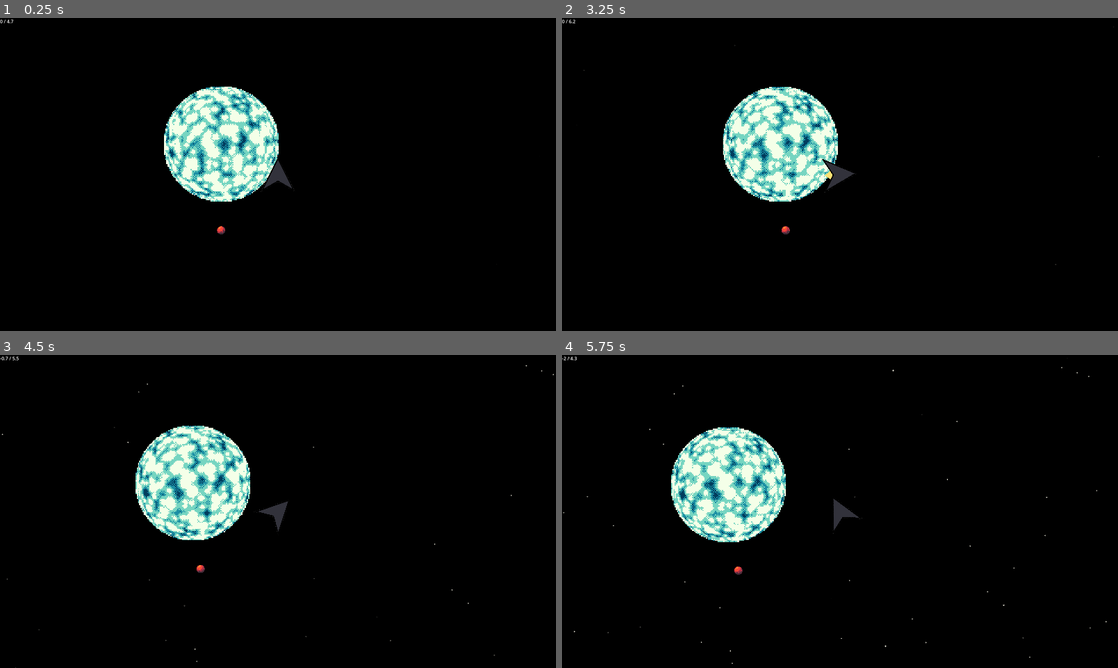
Above: before the commit, frames 1-4 (two rows, left to right).
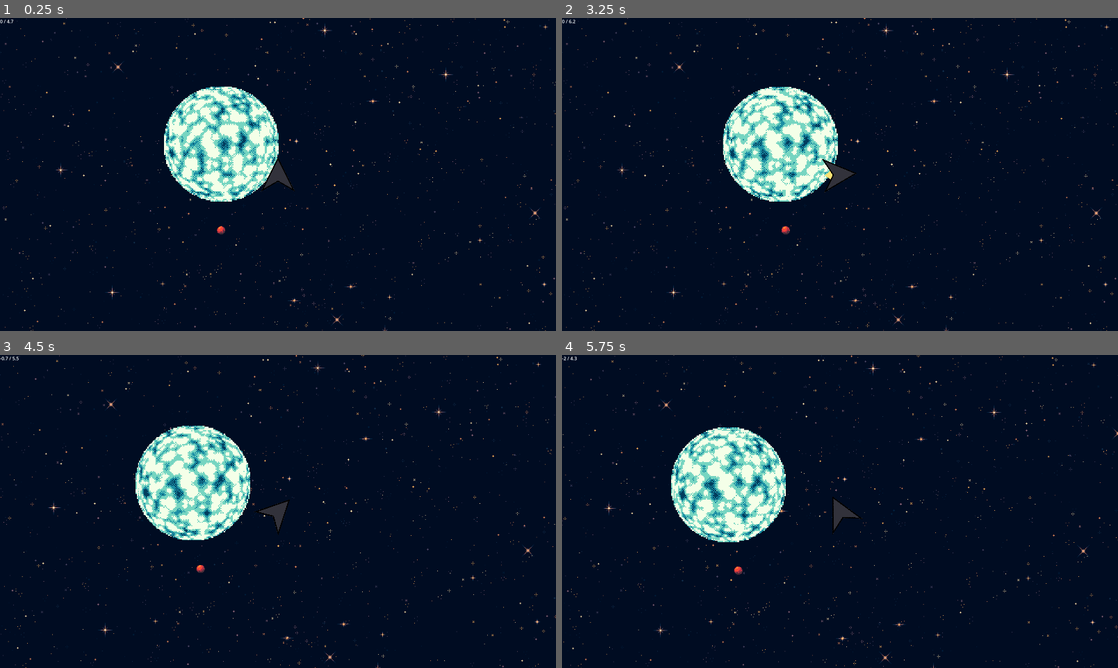
Above: after the commit, the same moments.

Repository: crhexa/starskipp
Game: Godot game, scene res://game/system.tscn
Same seed, same stepped clock (60 frames per second), same inputs: the game is played once before the commit and once after it.
Inputs:
- Up to frame 1 (0.25 s): no input
- Up to frame 2 (3.25 s): hold D (turn_right) 0.53-1.28 s; hold S (deccelerate) 0.53-1.28 s; hold , (time_slow_down) 1.28-2.03 s; tap S (deccelerate) at 1.35, 2.85 s; hold D (turn_right) 2.03-2.78 s; hold S (deccelerate) 2.03-2.78 s; hold W (accelerate) from 2.78 s (still down)
- Up to frame 3 (4.5 s): release W (accelerate) at 3.53 s; hold S (deccelerate) 3.53-4.28 s; hold A (turn_left) from 3.53 s (still down); tap S (deccelerate) at 4.35 s
- Up to frame 4 (5.75 s): release A (turn_left) at 5.03 s; hold , (time_slow_down) from 5.03 s (still down); hold S (deccelerate) from 5.03 s (still down)

The runs differ from the first frame. In frame 1, 94% of the frame differs, in the area x 0-100%, y 0-100%; in frame 2, 94%; in frame 3, 94%; in frame 4, 94%.

Commit message:
Replaced the particle bg with a parallax bg sprite

Diff:
--- a/game/Player.gd
+++ b/game/Player.gd
@@ -52,10 +52,6 @@
 	# Update player ship GUI
 	$Camera2D/CanvasLayer/Label.text = str(snappedf(diff, 0.1)) + " / " + str(snappedf(rads, 0.1))
 
-	$BGStarEffect.speed_scale = clamp(log(speed), 0.01, 60)
-
-
-
 
 func start(pos):
 	position = pos
--- a/game/player.tscn
+++ b/game/player.tscn
@@ -1,9 +1,8 @@
-[gd_scene load_steps=10 format=3 uid="uid://dwlfk8cmvodkl"]
+[gd_scene load_steps=6 format=3 uid="uid://dwlfk8cmvodkl"]
 
 [ext_resource type="Script" path="res://game/Player.gd" id="1_i6txu"]
 [ext_resource type="Texture2D" uid="uid://dnaapkwwl03u5" path="res://assets/player.png" id="2_ov4d6"]
 [ext_resource type="Texture2D" uid="uid://b0cxytc3dby57" path="res://assets/player_moving.png" id="3_agsq7"]
-[ext_resource type="Texture2D" uid="uid://caeshx5gcam3d" path="res://assets/bg_star.png" id="4_wev4e"]
 
 [sub_resource type="SpriteFrames" id="SpriteFrames_34nws"]
 animations = [{
@@ -22,22 +21,6 @@
 [sub_resource type="CircleShape2D" id="CircleShape2D_0tgg5"]
 radius = 74.0068
 
-[sub_resource type="Gradient" id="Gradient_jpqe3"]
-offsets = PackedFloat32Array(0, 0.162963, 0.844444, 1)
-colors = PackedColorArray(0, 0, 0, 1, 0.980392, 0.984314, 0.980392, 1, 0.981431, 0.98383, 0.980252, 1, 0, 0, 0, 1)
-
-[sub_resource type="GradientTexture1D" id="GradientTexture1D_l1feo"]
-gradient = SubResource("Gradient_jpqe3")
-
-[sub_resource type="ParticleProcessMaterial" id="ParticleProcessMaterial_2dto6"]
-emission_shape = 3
-emission_box_extents = Vector3(1920, 1080, 1)
-particle_flag_disable_z = true
-gravity = Vector3(0, 0, 0)
-orbit_velocity_min = 0.0
-orbit_velocity_max = 0.0
-color_ramp = SubResource("GradientTexture1D_l1feo")
-
 [node name="Player" type="Area2D"]
 process_mode = 1
 script = ExtResource("1_i6txu")
@@ -50,32 +33,12 @@
 position = Vector2(0, 15)
 shape = SubResource("CircleShape2D_0tgg5")
 
-[node name="BGStarEffect" type="GPUParticles2D" parent="."]
-z_index = -1
-amount = 512
-process_material = SubResource("ParticleProcessMaterial_2dto6")
-texture = ExtResource("4_wev4e")
-lifetime = 60.0
-preprocess = 60.0
-randomness = 0.51
-trail_lifetime = 1.0
-
 [node name="Camera2D" type="Camera2D" parent="."]
 
 [node name="CanvasLayer" type="CanvasLayer" parent="Camera2D"]
 layer = -1
 
-[node name="ColorRect" type="ColorRect" parent="Camera2D/CanvasLayer"]
-anchors_preset = 15
-anchor_right = 1.0
-anchor_bottom = 1.0
-grow_horizontal = 2
-grow_vertical = 2
-color = Color(0, 0, 0, 1)
-metadata/_edit_lock_ = true
-
 [node name="Label" type="Label" parent="Camera2D/CanvasLayer"]
-z_index = 1
 z_as_relative = false
 offset_right = 40.0
 offset_bottom = 23.0
--- a/game/system.tscn
+++ b/game/system.tscn
@@ -1,7 +1,19 @@
-[gd_scene load_steps=2 format=3 uid="uid://bvn42dkbc7qvg"]
+[gd_scene load_steps=3 format=3 uid="uid://bvn42dkbc7qvg"]
 
 [ext_resource type="Script" path="res://game/System.gd" id="1_p21j8"]
+[ext_resource type="Texture2D" uid="uid://8b5q5pqom7n6" path="res://assets/sprites/background.png" id="2_3fxwv"]
 
 [node name="System" type="Node"]
 process_mode = 3
 script = ExtResource("1_p21j8")
+
+[node name="ParallaxBackground" type="ParallaxBackground" parent="."]
+offset = Vector2(1920, 1080)
+transform = Transform2D(1, 0, 0, 1, 1920, 1080)
+
+[node name="ParallaxLayer" type="ParallaxLayer" parent="ParallaxBackground"]
+motion_scale = Vector2(0.25, 0.25)
+motion_mirroring = Vector2(3840, 2160)
+
+[node name="Sprite2D" type="Sprite2D" parent="ParallaxBackground/ParallaxLayer"]
+texture = ExtResource("2_3fxwv")
Binary file added: assets/sprites/background.png
Not shown, added: assets/sprites/background.png.import
